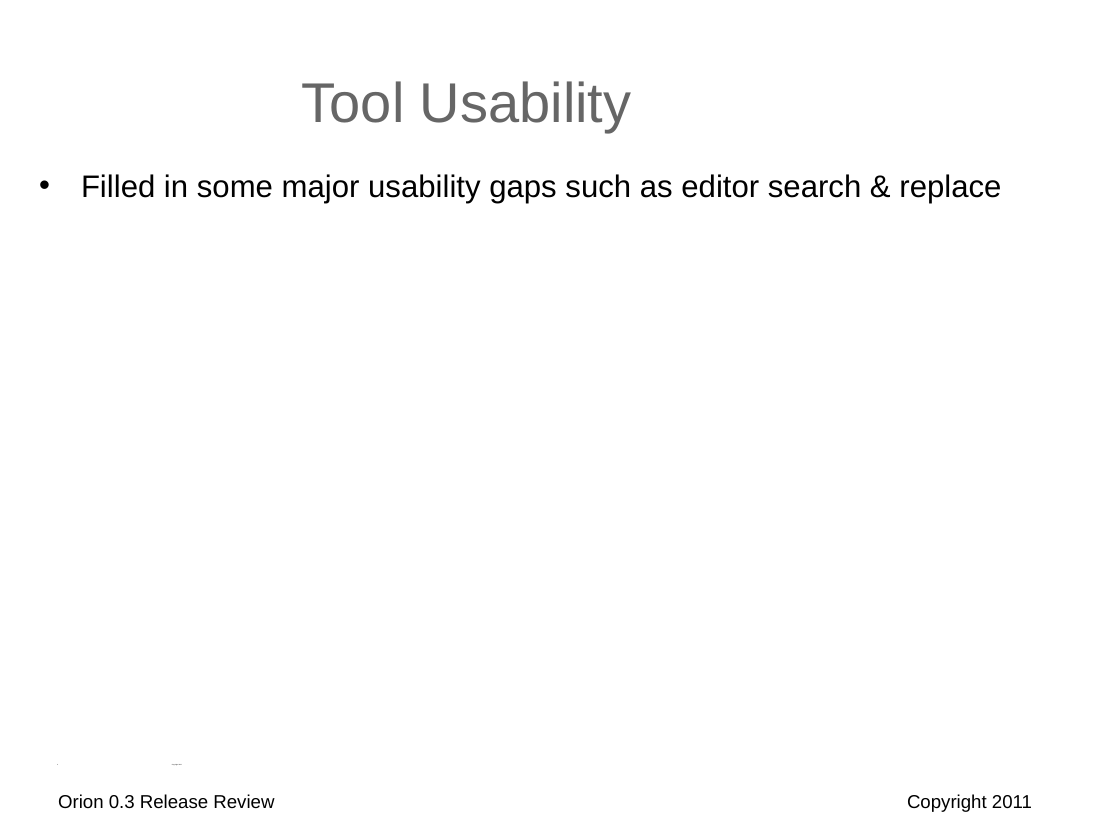
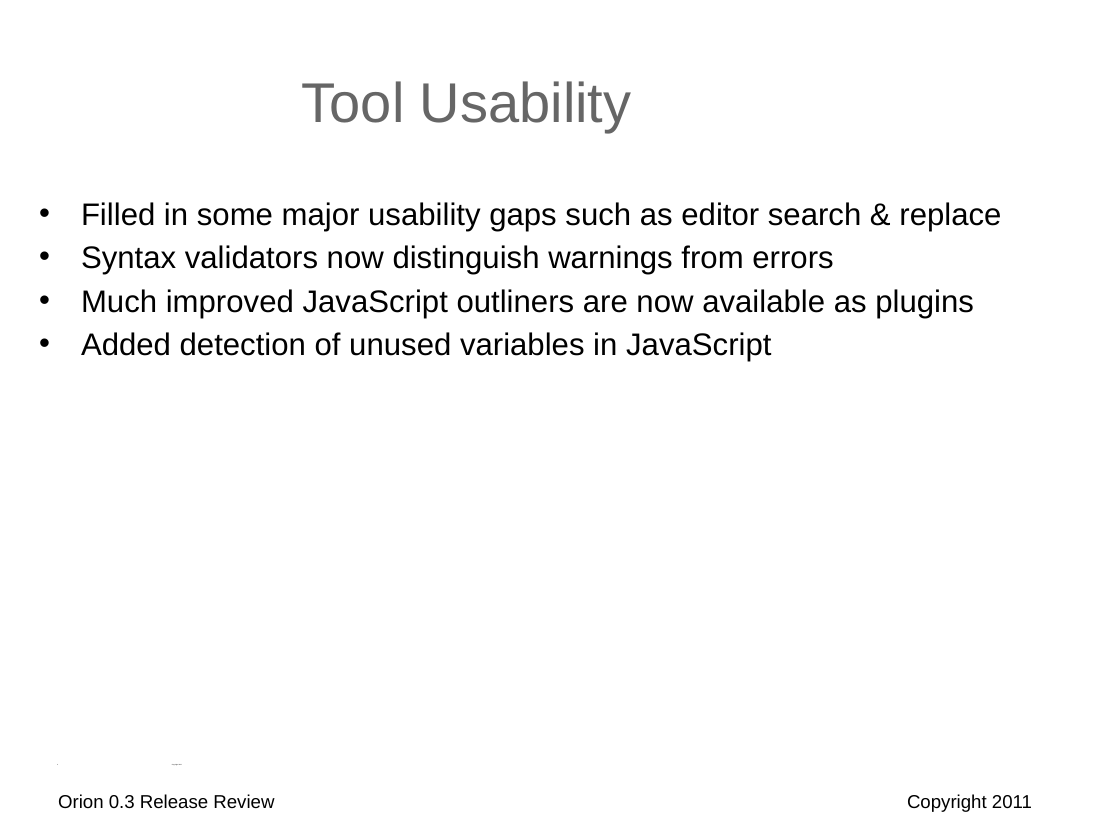
Before and after one commit to eclipse-platform/www.eclipse.org-eclipse-news, a slide deck: slide 6 of orion/reviews/orion-0-3-release-review.odp. Drawn at 1120x840 pixels with LibreOffice and Linux fonts; fonts in the diff are those of the drawing; background and template pictures are left out. Boxes give left, top, right and bottom in pixels: in the first picture for what was removed or moved away, otherwise in the second. Text is boxed around its words. In the diff, an @@ line names an element or a change of style, - is before the commit and + after.

```diff
--- a/orion/reviews/orion-0-3-release-review.odp
+++ b/orion/reviews/orion-0-3-release-review.odp
@@ text "Filled in some major usability ...": place and size @@
-text "Filled in some major usability ..." at [81, 174, 1001, 203]
+text "Filled in some major usability ..." at [81, 202, 1001, 361]
@@ text at [81, 245, 974, 361]: paragraphs added @@
+• Syntax validators now distinguish warnings from errors
+• Much improved JavaScript outliners are now available as plugins
+• Added detection of unused variables in JavaScript
```
Also in this commit, not shown: 8 other slides changed, 1 other file.
